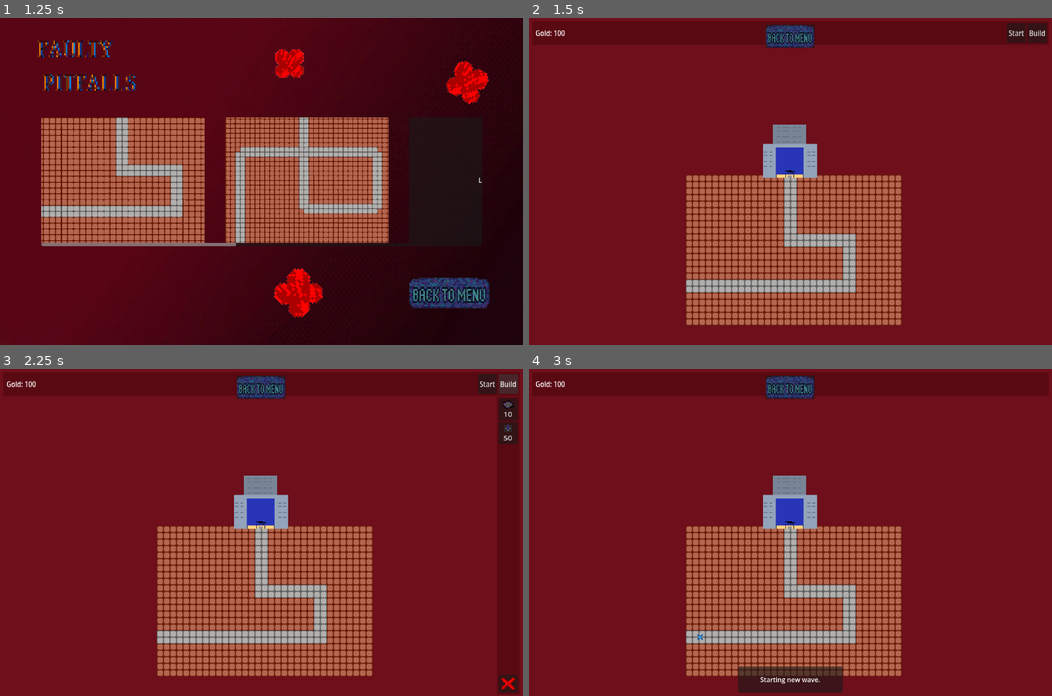
Above: before the commit, frames 1-4 (two rows, left to right).
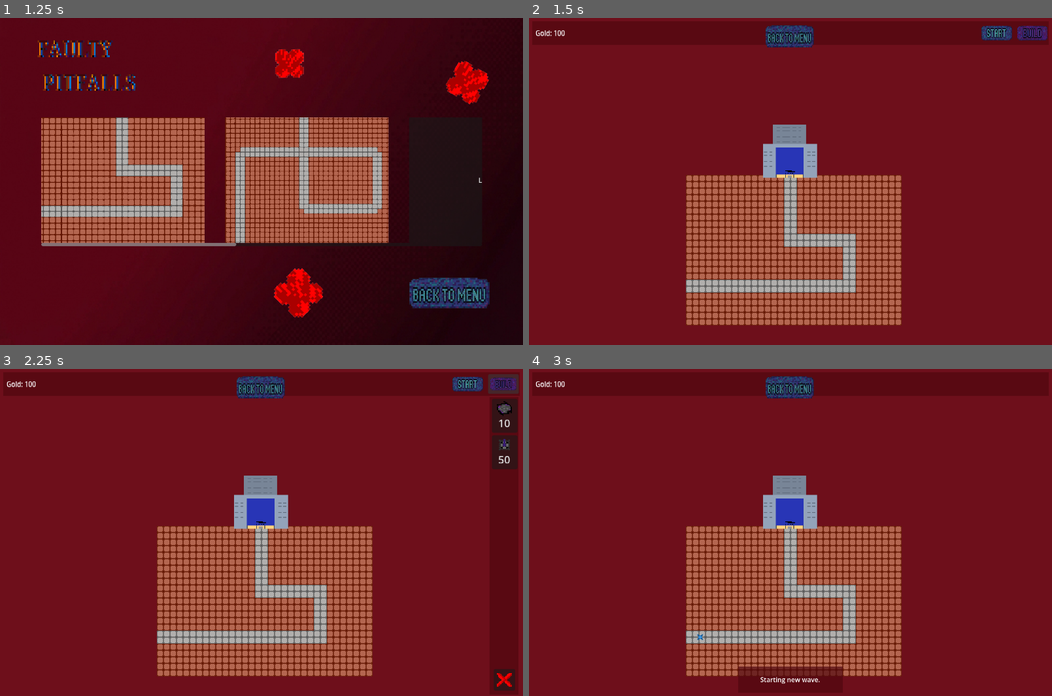
Above: after the commit, the same moments.

Repository: FrameXX/game-jam-02-2026
Game: Godot game, scene res://scenes/main_menu.tscn
Same seed, same stepped clock (60 frames per second), same inputs: the game is played once before the commit and once after it.
Inputs (mouse positions are in pixels of both pictures, inside the frame that each line leads up to; where the layout moved, square brackets give the same spot in the first picture):
- Up to frame 1 (1.25 s): click (125, 210) at 0.5 s
- Up to frame 2 (1.5 s): click "LEVEL 1" at 1.25 s
- Up to frame 3 (2.25 s): click (502, 385) [507, 385] at 2 s
- Up to frame 4 (3 s): click (994, 385) [1015, 385] at 2.75 s

Frame 1 is identical in both runs. In frame 2, 0.9% of the frame differs, in the area x 45-100%, y 1-10%; in frame 3, 1.8%, in the area x 45-99%, y 1-99%; in frame 4, 1.4%.

Commit message:
HUD edits

Diff:
--- a/scenes/hud.tscn
+++ b/scenes/hud.tscn
@@ -1,18 +1,32 @@
 [gd_scene format=3 uid="uid://cftgkr22fkpxd"]
 
 [ext_resource type="Script" uid="uid://m55mfcpgya63" path="res://scripts/HUD_controller.gd" id="1_5pdws"]
-[ext_resource type="Script" path="res://scripts/building_panel.gd" id="1_ahhtf"]
+[ext_resource type="Script" uid="uid://du0kpq5p75cmj" path="res://scripts/building_panel.gd" id="1_ahhtf"]
 [ext_resource type="Script" uid="uid://ccqoof8sts1n4" path="res://scripts/main_hud_panel.gd" id="1_oo0fn"]
 [ext_resource type="Texture2D" uid="uid://dkb8u1iwcskbh" path="res://assets/hole.png" id="3_5ysmq"]
 [ext_resource type="Texture2D" uid="uid://c53uyo6v7h8mh" path="res://assets/buttons/button_back_menu.png" id="3_mphia"]
 [ext_resource type="Texture2D" uid="uid://v4hoc1oxqg63" path="res://assets/plasma_shell.png" id="4_6fi6k"]
+[ext_resource type="Texture2D" uid="uid://btqp2xmh7wi6e" path="res://assets/buttons/button_start.png" id="4_apjy4"]
 [ext_resource type="Texture2D" uid="uid://boqothr2fsb4j" path="res://assets/destroy_building.png" id="4_hd3ao"]
+[ext_resource type="Texture2D" uid="uid://cftcknf0vdfkj" path="res://assets/buttons/button_build.png" id="5_5n1hp"]
 [ext_resource type="Script" uid="uid://cvseh6wf04bii" path="res://scripts/hole_button.gd" id="5_5pdws"]
-[ext_resource type="Script" uid="uid://bash8iqglmmfh" path="res://scripts/plasma_shell_button.gd" id="7_hd3ao"]
+[ext_resource type="Script" path="res://scripts/plasma_shell_button.gd" id="7_hd3ao"]
 [ext_resource type="Script" uid="uid://b30ef8j5hc6tg" path="res://scripts/destroy_button.gd" id="8_destroy"]
 
 [sub_resource type="StyleBoxFlat" id="StyleBoxFlat_0m4u7"]
 bg_color = Color(0.30980393, 0.02745098, 0.05490196, 0.68235296)
+
+[sub_resource type="StyleBoxEmpty" id="StyleBoxEmpty_qkknv"]
+
+[sub_resource type="StyleBoxEmpty" id="StyleBoxEmpty_uxdf7"]
+
+[sub_resource type="StyleBoxEmpty" id="StyleBoxEmpty_apjy4"]
+
+[sub_resource type="StyleBoxEmpty" id="StyleBoxEmpty_5n1hp"]
+
+[sub_resource type="StyleBoxEmpty" id="StyleBoxEmpty_eld54"]
+
+[sub_resource type="StyleBoxEmpty" id="StyleBoxEmpty_3swnk"]
 
 [sub_resource type="GDScript" id="GDScript_5ysmq"]
 script/source = "extends Button
@@ -31,6 +45,9 @@
 [sub_resource type="StyleBoxFlat" id="StyleBoxFlat_apjy4"]
 bg_color = Color(0.31, 0.027899992, 0.05610996, 0.68235296)
 
+[sub_resource type="StyleBoxFlat" id="StyleBoxFlat_5n1hp"]
+bg_color = Color(0.30980393, 0.02745098, 0.05490196, 0.68235296)
+
 [node name="Node2D" type="Node2D" unique_id=693319808]
 
 [node name="CanvasLayer" type="CanvasLayer" parent="." unique_id=2026408014]
@@ -67,40 +84,6 @@
 text = "Gold: 100"
 vertical_alignment = 1
 autowrap_trim_flags = 128
-
-[node name="MarginContainer" type="MarginContainer" parent="CanvasLayer/Control/Main" unique_id=769399303]
-layout_mode = 1
-anchors_preset = -1
-anchor_left = 1.0
-anchor_right = 1.0
-anchor_bottom = 1.0
-offset_left = -714.0
-offset_top = 4.0
-offset_right = -4.0
-offset_bottom = -4.0
-grow_horizontal = 0
-grow_vertical = 2
-
-[node name="HBoxContainer" type="HBoxContainer" parent="CanvasLayer/Control/Main/MarginContainer" unique_id=1368323747]
-layout_mode = 2
-size_flags_horizontal = 8
-theme_override_constants/separation = 4
-
-[node name="Start" type="Button" parent="CanvasLayer/Control/Main/MarginContainer/HBoxContainer" unique_id=1090471306]
-unique_name_in_owner = true
-layout_mode = 2
-text = "Start"
-
-[node name="Build" type="Button" parent="CanvasLayer/Control/Main/MarginContainer/HBoxContainer" unique_id=182683720]
-unique_name_in_owner = true
-layout_mode = 2
-text = "Build
-"
-script = SubResource("GDScript_5ysmq")
-
-[node name="HBoxContainer2" type="HBoxContainer" parent="CanvasLayer/Control/Main/MarginContainer" unique_id=1755121626]
-layout_mode = 2
-size_flags_horizontal = 0
 
 [node name="Return" type="Button" parent="CanvasLayer/Control/Main" unique_id=438276596]
 layout_mode = 0
@@ -111,8 +94,40 @@
 offset_right = 308.1656
 offset_bottom = 122.40221
 scale = Vector2(0.27998704, 0.27998704)
+theme_override_styles/normal = SubResource("StyleBoxEmpty_qkknv")
+theme_override_styles/pressed = SubResource("StyleBoxEmpty_uxdf7")
 icon = ExtResource("3_mphia")
 metadata/_edit_use_anchors_ = true
+
+[node name="HBoxContainer" type="HBoxContainer" parent="CanvasLayer/Control/Main" unique_id=1368323747]
+layout_mode = 0
+offset_left = 1099.0001
+offset_top = 4.166668
+offset_right = 1229.0001
+offset_bottom = 44.166668
+scale = Vector2(1.2509958, 1)
+size_flags_horizontal = 12
+theme_override_constants/separation = 10
+
+[node name="Start" type="Button" parent="CanvasLayer/Control/Main/HBoxContainer" unique_id=1090471306]
+unique_name_in_owner = true
+custom_minimum_size = Vector2(60, 0)
+layout_mode = 2
+theme_override_styles/normal = SubResource("StyleBoxEmpty_apjy4")
+theme_override_styles/pressed = SubResource("StyleBoxEmpty_5n1hp")
+icon = ExtResource("4_apjy4")
+icon_alignment = 1
+expand_icon = true
+
+[node name="Build" type="Button" parent="CanvasLayer/Control/Main/HBoxContainer" unique_id=182683720]
+unique_name_in_owner = true
+custom_minimum_size = Vector2(60, 0)
+layout_mode = 2
+theme_override_styles/normal = SubResource("StyleBoxEmpty_eld54")
+theme_override_styles/pressed = SubResource("StyleBoxEmpty_3swnk")
+icon = ExtResource("5_5n1hp")
+expand_icon = true
+script = SubResource("GDScript_5ysmq")
 
 [node name="Building" type="Panel" parent="CanvasLayer/Control" unique_id=1495853149]
 unique_name_in_owner = true
@@ -121,43 +136,47 @@
 anchor_left = 1.0
 anchor_right = 1.0
 anchor_bottom = 1.0
-offset_left = -64.0
-offset_top = 68.0
-offset_right = -16.0
-offset_bottom = -4.0
+offset_left = -82.0
+offset_top = 69.0
+offset_right = -34.0
+offset_bottom = -3.0
 grow_horizontal = 0
 grow_vertical = 2
-scale = Vector2(1.1600195, 1)
+scale = Vector2(1.48, 1)
 theme_override_styles/panel = SubResource("StyleBoxFlat_apjy4")
 script = ExtResource("1_ahhtf")
 
 [node name="DestroyButton" type="Button" parent="CanvasLayer/Control/Building" unique_id=337559042]
 layout_mode = 1
 anchors_preset = -1
-anchor_top = 1.0
-anchor_right = 1.0
-anchor_bottom = 1.0
-offset_left = 4.0
-offset_top = -48.0
-offset_right = -4.0
-offset_bottom = -4.0
+anchor_left = 0.14076619
+anchor_top = 0.91346157
+anchor_right = 0.8788614
+anchor_bottom = 0.9739011
+offset_right = 4.5714264
 grow_horizontal = 2
 grow_vertical = 0
+scale = Vector2(0.8857143, 1.2)
 icon = ExtResource("4_hd3ao")
 text_overrun_behavior = 3
 autowrap_mode = 1
 icon_alignment = 1
 expand_icon = true
 script = ExtResource("8_destroy")
+metadata/_edit_use_anchors_ = true
 
 [node name="MarginContainer" type="MarginContainer" parent="CanvasLayer/Control/Building" unique_id=1415732554]
 layout_mode = 1
 anchors_preset = -1
-anchor_right = 1.0
-offset_left = 4.0
-offset_top = 4.0
-offset_right = -4.0
-grow_horizontal = 2
+anchor_left = 0.083333336
+anchor_top = 0.0054945056
+anchor_right = 0.96805453
+anchor_bottom = 0.17446433
+offset_right = -2.4666176
+offset_bottom = -127.01003
+grow_horizontal = 2
+scale = Vector2(1.0616654, 1.5376254)
+metadata/_edit_use_anchors_ = true
 
 [node name="HBoxContainer" type="VBoxContainer" parent="CanvasLayer/Control/Building/MarginContainer" unique_id=266549521]
 layout_mode = 2
@@ -191,6 +210,7 @@
 offset_top = -72.0
 offset_right = 128.0
 offset_bottom = -8.0
+theme_override_styles/panel = SubResource("StyleBoxFlat_5n1hp")
 
 [node name="Label" type="Label" parent="CanvasLayer/Control/Panel" unique_id=863438566]
 layout_mode = 1
@@ -208,9 +228,9 @@
 vertical_alignment = 1
 metadata/_edit_use_anchors_ = true
 
-[connection signal="pressed" from="CanvasLayer/Control/Main/MarginContainer/HBoxContainer/Start" to="CanvasLayer/Control/Main" method="_on_start_pressed"]
-[connection signal="pressed" from="CanvasLayer/Control/Main/MarginContainer/HBoxContainer/Build" to="CanvasLayer/Control/Building" method="_on_build_pressed"]
 [connection signal="pressed" from="CanvasLayer/Control/Main/Return" to="CanvasLayer/Control/Main" method="_on_return_pressed"]
+[connection signal="pressed" from="CanvasLayer/Control/Main/HBoxContainer/Start" to="CanvasLayer/Control/Main" method="_on_start_pressed"]
+[connection signal="pressed" from="CanvasLayer/Control/Main/HBoxContainer/Build" to="CanvasLayer/Control/Building" method="_on_build_pressed"]
 [connection signal="pressed" from="CanvasLayer/Control/Building/DestroyButton" to="CanvasLayer" method="_on_pressed"]
 [connection signal="pressed" from="CanvasLayer/Control/Building/MarginContainer/HBoxContainer/Hole" to="CanvasLayer/Control/Building/MarginContainer/HBoxContainer/Hole" method="_on_pressed"]
 [connection signal="pressed" from="CanvasLayer/Control/Building/MarginContainer/HBoxContainer/PlasmaShell" to="CanvasLayer/Control/Building/MarginContainer/HBoxContainer/PlasmaShell" method="_on_pressed"]
Binary file added: assets/buttons/button_build.png
Not shown, added: assets/buttons/button_build.png.import
Binary file added: assets/buttons/button_start.png
Not shown, added: assets/buttons/button_start.png.import
Binary file added: assets/buttons/level_locked.png
Not shown, added: assets/buttons/level_locked.png.import
